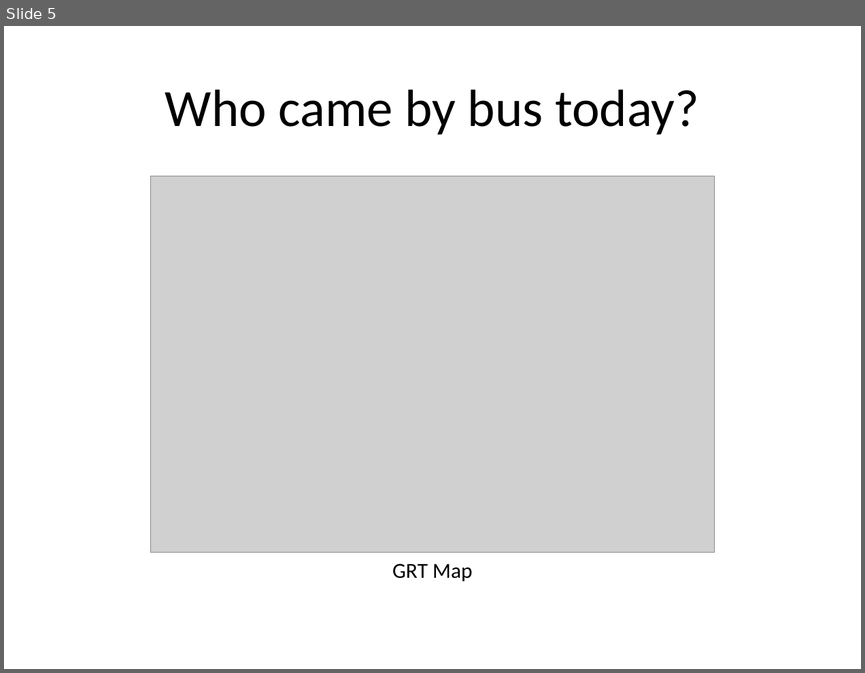
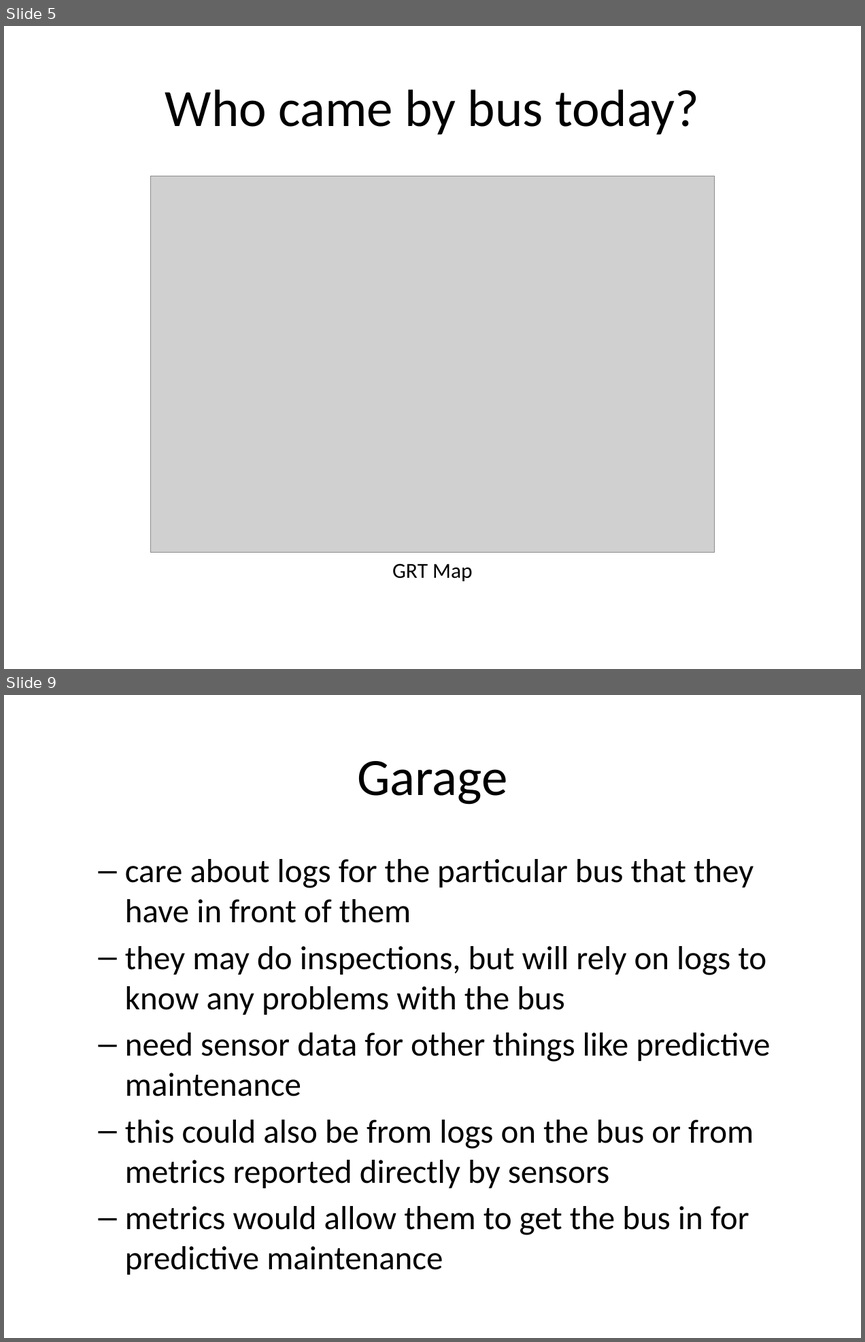
Before and after one commit to rhildred/INFO8985, a slide deck: observability/slides.pptx. Shown one above the other, each under a label of ours: slide 5 before the commit, slides 5 and 9 after it; the slides between them are not shown. The pictures are 865x673 and 865x1342 pixels, drawn with LibreOffice and Linux fonts; fonts in the diff are those of the drawing; grey boxes stand for pictures. Boxes give left, top, right and bottom in pixels: in the first picture for what was removed or moved away, otherwise in the second. Text is boxed around its words. In the diff, an @@ line names an element or a change of style, - is before the commit and + after.

```diff
--- a/observability/slides.pptx
+++ b/observability/slides.pptx
@@ slide 9 added at box(4, 695, 861, 1338), background #FFFFFF @@
@@ title added at box(357, 761, 507, 804), 44 pt, text #000000 @@
+Garage
@@ text added at box(125, 859, 770, 1274), 28 pt, text #000000 @@
+  – care about logs for the particular bus that they have in front of them
+  – they may do inspections, but will rely on logs to know any problems with the bus
+  – need sensor data for other things like predictive maintenance
+  – this could also be from logs on the bus or from metrics reported directly by sensors
+  – metrics would allow them to get the bus in for predictive maintenance
```
Also in this commit, not shown: 1 slide changed, 5 other slides added, 15 other files.
